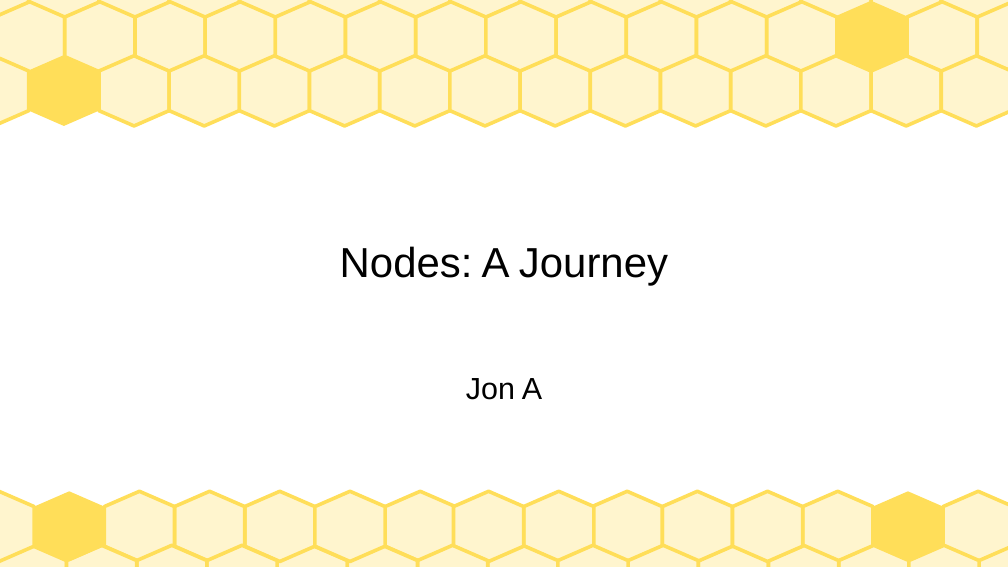
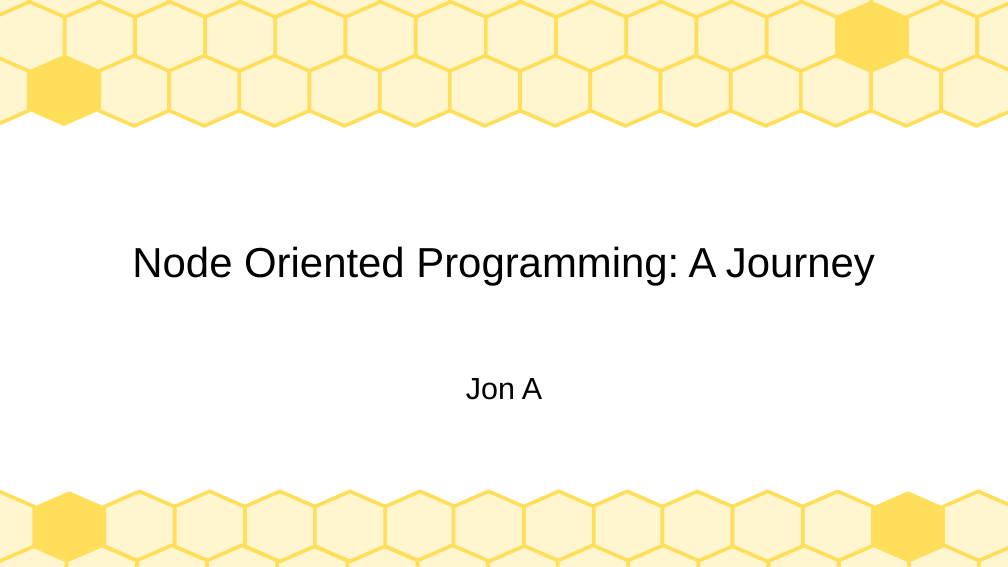
Before and after one commit to jarney/node--js, a slide deck: slide 1 of doc/NodesAJourney.odp. Drawn at 1008x567 pixels with LibreOffice and Linux fonts; fonts in the diff are those of the drawing. Boxes give left, top, right and bottom in pixels: in the first picture for what was removed or moved away, otherwise in the second. Text is boxed around its words. In the diff, an @@ line names an element or a change of style, - is before the commit and + after.

```diff
--- a/doc/NodesAJourney.odp
+++ b/doc/NodesAJourney.odp
@@ title at [132,246,875,286]: text changed @@
-Nodes: A Journey
+Node Oriented Programming: A Journey
```
Also in this commit, not shown: 10 other files.
